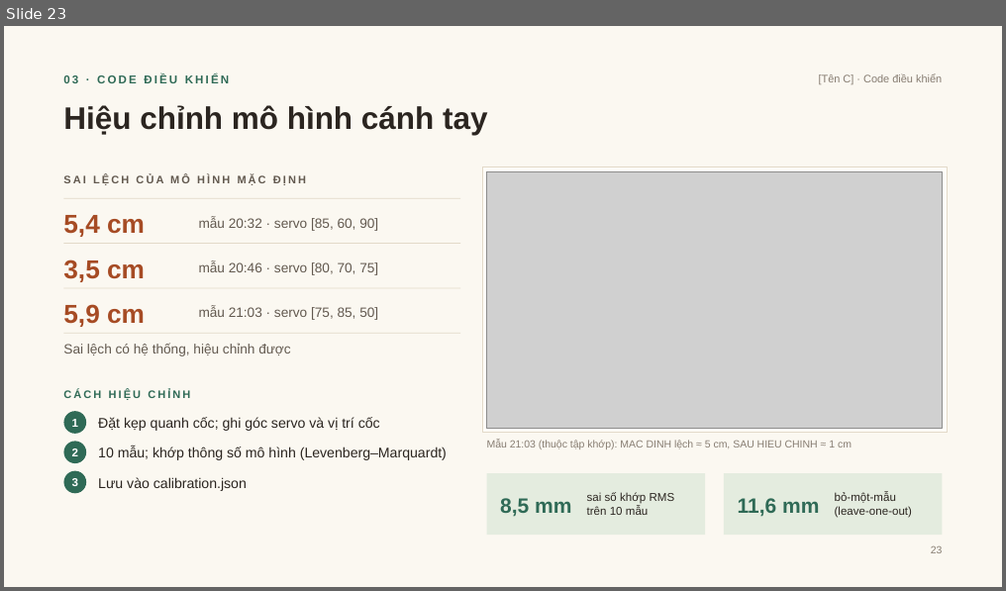
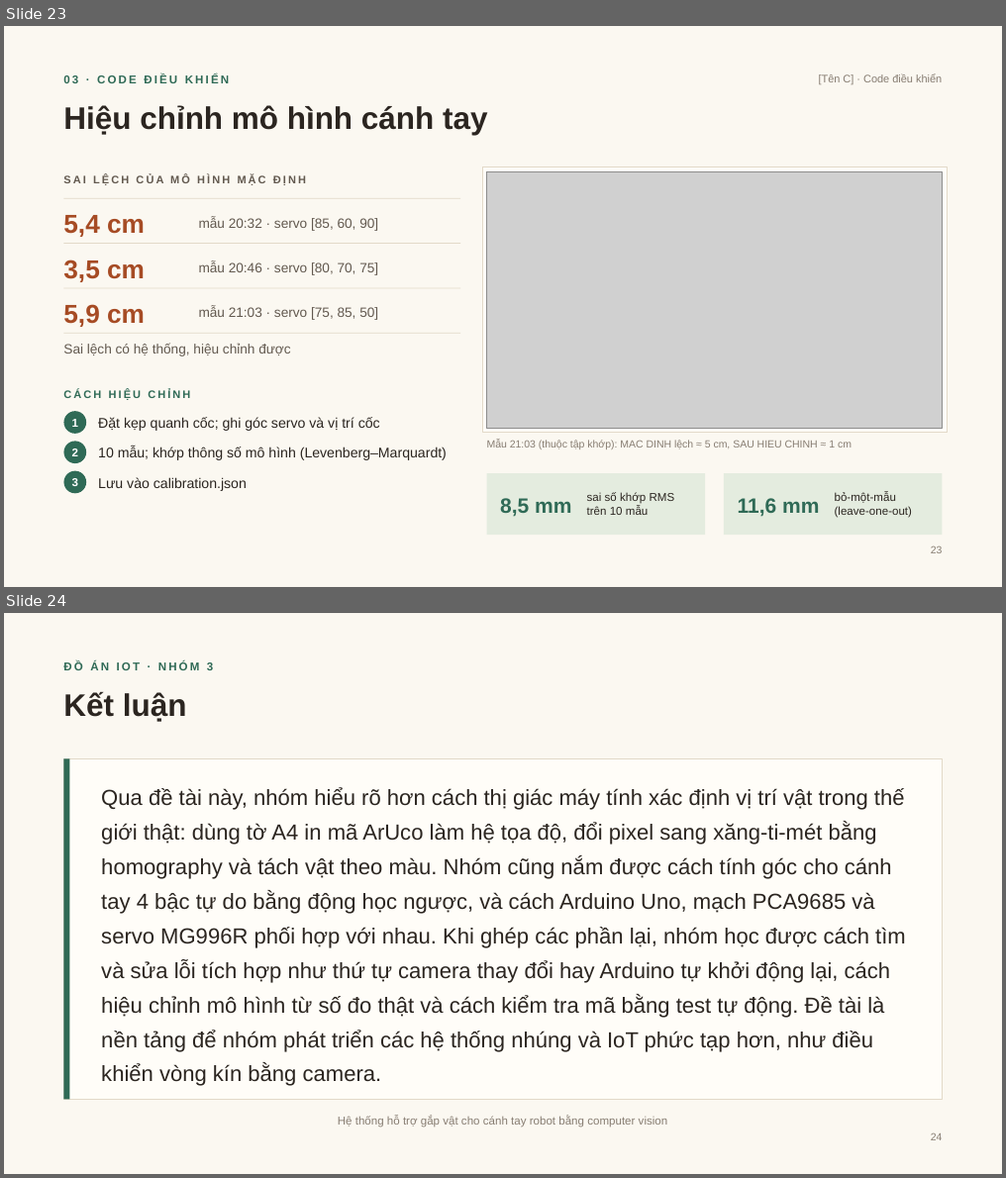
Before and after one commit to DuongNAD/Project_IoT, a slide deck: slides/Project_IoT_ThuyetTrinh.pptx. Shown one above the other, each under a label of ours: slide 23 before the commit, slides 23 and 24 after it. The pictures are 1006x591 and 1006x1178 pixels, drawn with LibreOffice and Linux fonts; fonts in the diff are those of the drawing; grey boxes stand for pictures. Boxes give left, top, right and bottom in pixels: in the first picture for what was removed or moved away, otherwise in the second. Text is boxed around its words. In the diff, an @@ line names an element or a change of style, - is before the commit and + after.

```diff
--- a/slides/Project_IoT_ThuyetTrinh.pptx
+++ b/slides/Project_IoT_ThuyetTrinh.pptx
@@ slide 24 added at (x1=4, y1=613, x2=1002, y2=1174), background #FBF8F1 @@
@@ text added at (x1=63, y1=662, x2=213, y2=670), 11 pt, text #2F6A56, bold @@
+ĐỒ ÁN IOT · NHÓM 3
@@ text added at (x1=63, y1=691, x2=187, y2=722), 30 pt, text #2B2520, bold @@
+Kết luận
@@ rectangle added at (x1=63, y1=759, x2=943, y2=1100), fill #FFFDF8, outline #E2D9C8 0.75 pt @@
@@ rectangle added at (x1=63, y1=759, x2=70, y2=1100), fill #2F6A56 @@
@@ text added at (x1=101, y1=788, x2=906, y2=1086), 21 pt, text #2B2520 @@
+Qua đề tài này, nhóm hiểu rõ hơn cách thị giác máy tính xác định vị trí vật trong thế giới thật: dùng tờ A4 in mã ArUco làm hệ tọa độ, đổi pixel sang xăng-ti-mét bằng homography và tách vật theo màu. Nhóm cũng nắm được cách tính góc cho cánh tay 4 bậc tự do bằng động học ngược, và cách Arduino Uno, mạch PCA9685 và servo MG996R phối hợp với nhau. Khi ghép các phần lại, nhóm học được cách tìm và sửa lỗi tích hợp như thứ tự camera thay đổi hay Arduino tự khởi động lại, cách hiệu chỉnh mô hình từ số đo thật và cách kiểm tra mã bằng test tự động. Đề tài là nền tảng để nhóm phát triển các hệ thống nhúng và IoT phức tạp hơn, như điều khiển vòng kín bằng camera.
@@ text added at (x1=338, y1=1116, x2=668, y2=1128), 11 pt, text #877D72 @@
+Hệ thống hỗ trợ gắp vật cho cánh tay robot bằng computer vision
@@ text added at (x1=931, y1=1134, x2=943, y2=1141), 10 pt, text #877D72 @@
+24
```
Also in this commit, not shown: 3 slides changed, 16 other files.
